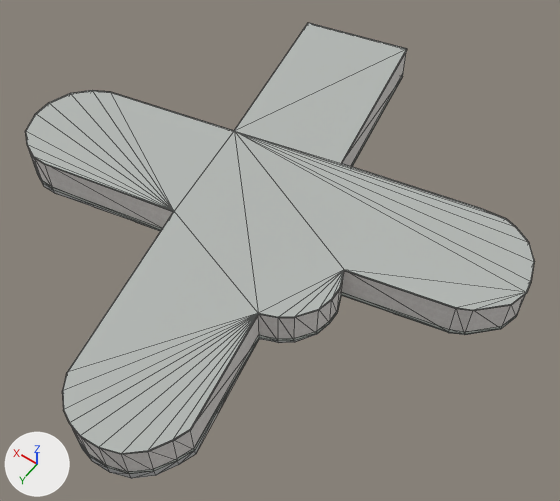
The Blender file assets/blender/buildings/osm-way-24450071.blend: old version first, new version second.
Before and after are seen from a 50 mm camera at (-24.1, 31.3, 45.5) aimed at (-3.1, 1.8, -0.7). Lighting does not change. The marker at lower left points along +X, +Y and +Z. The older version comes first. Mesh edges are drawn as thin lines.

Names of what the first picture shows: 'building foundation 24450071', 'reality 24450071 near reality aged pale plaster', 'reality 24450071 near reality concrete plinth', 'reality 24450071 near reality flat weathered roof', 'reality 24450071 near reality pale aluminum sill'.
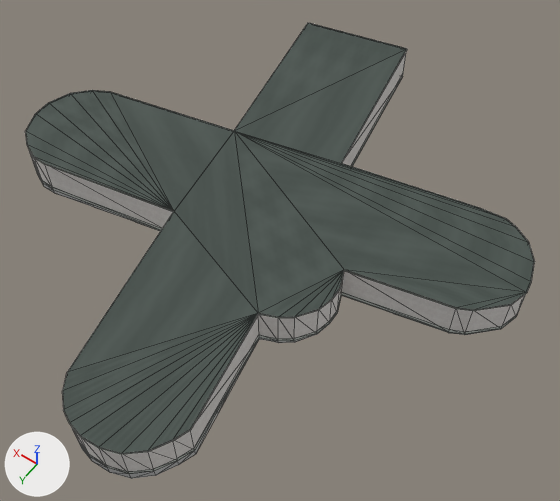
Boxes [x1, y1, x2, y2] around the edits, measured in the pictures (560 x 501 px):
'reality 24450071 near reality flat weathered roof', surface changed (darker)
    both: [26, 23, 534, 454]
part 1 of me_reality_24450071_near_reality_pale_aluminum_sill, added
    after: [25, 23, 535, 455]

Diff of the bpy script that builds the scene:
```diff
--- a/assets/blender/buildings/osm-way-24450071.blend.py
+++ b/assets/blender/buildings/osm-way-24450071.blend.py
@@ img_roof_color_png @@
+img_roof_color_png = load_image('roof-color.png', '../../../public/models/architecture/textures/roof-color.png', 256, 256, 'sRGB')
@@ img_roof_normal_png @@
+img_roof_normal_png = load_image('roof-normal.png', '../../../public/models/architecture/textures/roof-normal.png', 256, 256, 'Non-Color')
@@ mat_reality_flat_weathered_roof @@
 mat_reality_flat_weathered_roof = bpy.data.materials.new('reality flat weathered roof')
-# nodes: BsdfPrincipled, OutputMaterial
-# colours: grey #b3b7b4
+# nodes: BsdfPrincipled, MixRGB, NormalMap, OutputMaterial, TexImage x2
+# colours: white #ffffff
+# uses the picture img_roof_color_png
+# uses the picture img_roof_normal_png
@@ me_reality_24450071_near_reality_pale_aluminum_sill @@
 # used by ob_reality_24450071_near_reality_pale_aluminum_sill; parent = ob_osm_way_24450071; location = (0.0, 0.0, 0.0)
-me_reality_24450071_near_reality_pale_aluminum_sill.from_pydata(...)  # 164 vertices, 82 faces; spans x -20.2..19.5, y -20.4..22.2, z 2.9..3.0
+me_reality_24450071_near_reality_pale_aluminum_sill.from_pydata(...)  # 328 vertices, 164 faces; spans x -20.2..19.5, y -20.4..22.2, z 2.9..3.0
+# me_reality_24450071_near_reality_pale_aluminum_sill part 1: 164 vertices added at x -20.2..19.5, y -20.4..22.2, z 3.0
 me_reality_24450071_near_reality_pale_aluminum_sill.materials.append(mat_reality_pale_aluminum_sill)
```
